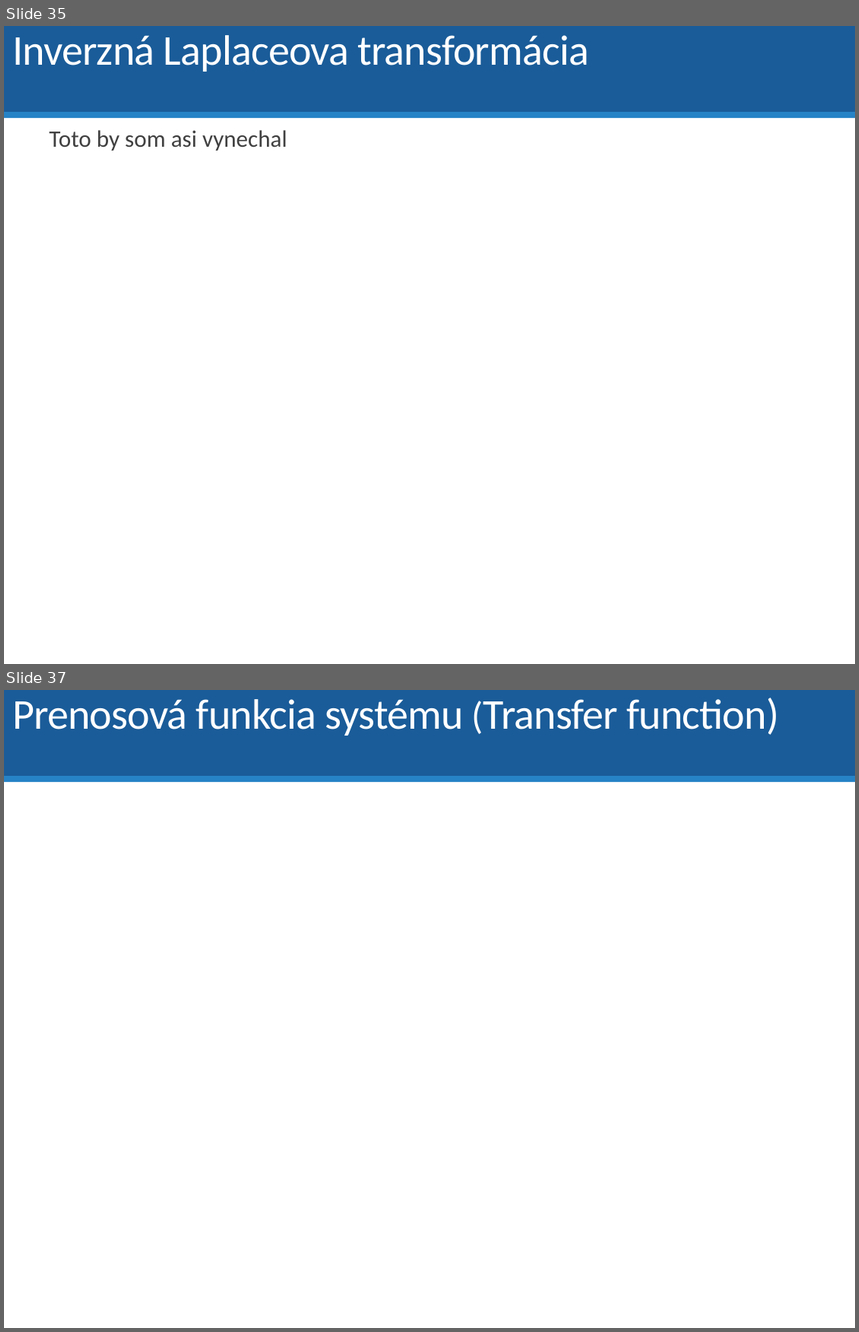
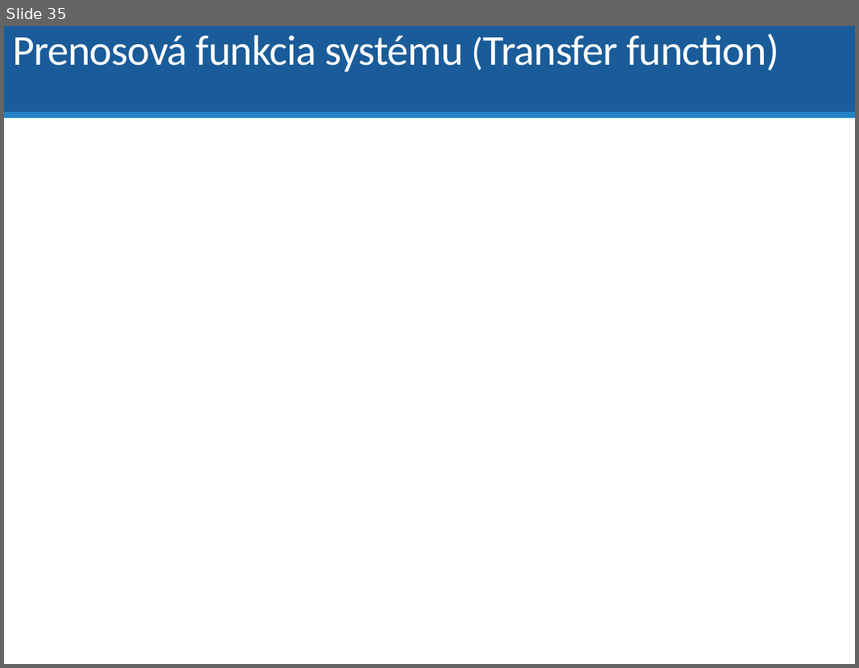
Before and after one commit to dodekm/TeamProjektKybernetika, a slide deck: Nove prednasky/P01_02_03_dynamika_dif_rovnice_LPT_prenosova_funkcia_modelovanie.pptx. Shown one above the other, each under a label of ours: slides 35 and 37 before the commit, slide 35 after it; the slides between them are not shown. The pictures are 859x1332 and 859x668 pixels, drawn with LibreOffice and Linux fonts; fonts in the diff are those of the drawing; grey boxes stand for pictures. Boxes give left, top, right and bottom in pixels: in the first picture for what was removed or moved away, otherwise in the second. Text is boxed around its words. In the diff, an @@ line names an element or a change of style, - is before the commit and + after.

```diff
--- a/Nove prednasky/P01_02_03_dynamika_dif_rovnice_LPT_prenosova_funkcia_modelovanie.pptx
+++ b/Nove prednasky/P01_02_03_dynamika_dif_rovnice_LPT_prenosova_funkcia_modelovanie.pptx
@@ slide 35 removed at (4, 26, 855, 664), background #FFFFFF; not listed: 2 template elements that a slide beside it also shows @@
@@ title removed at (12, 35, 589, 72) @@
-Inverzná Laplaceova transformácia
@@ text removed at (49, 130, 287, 151) @@
-  Toto by som asi vynechal
@@ what was slide 37 is now slide 35 @@
```
Also in this commit, not shown: 4 slides changed, 1 other slide removed, 1 other file.
